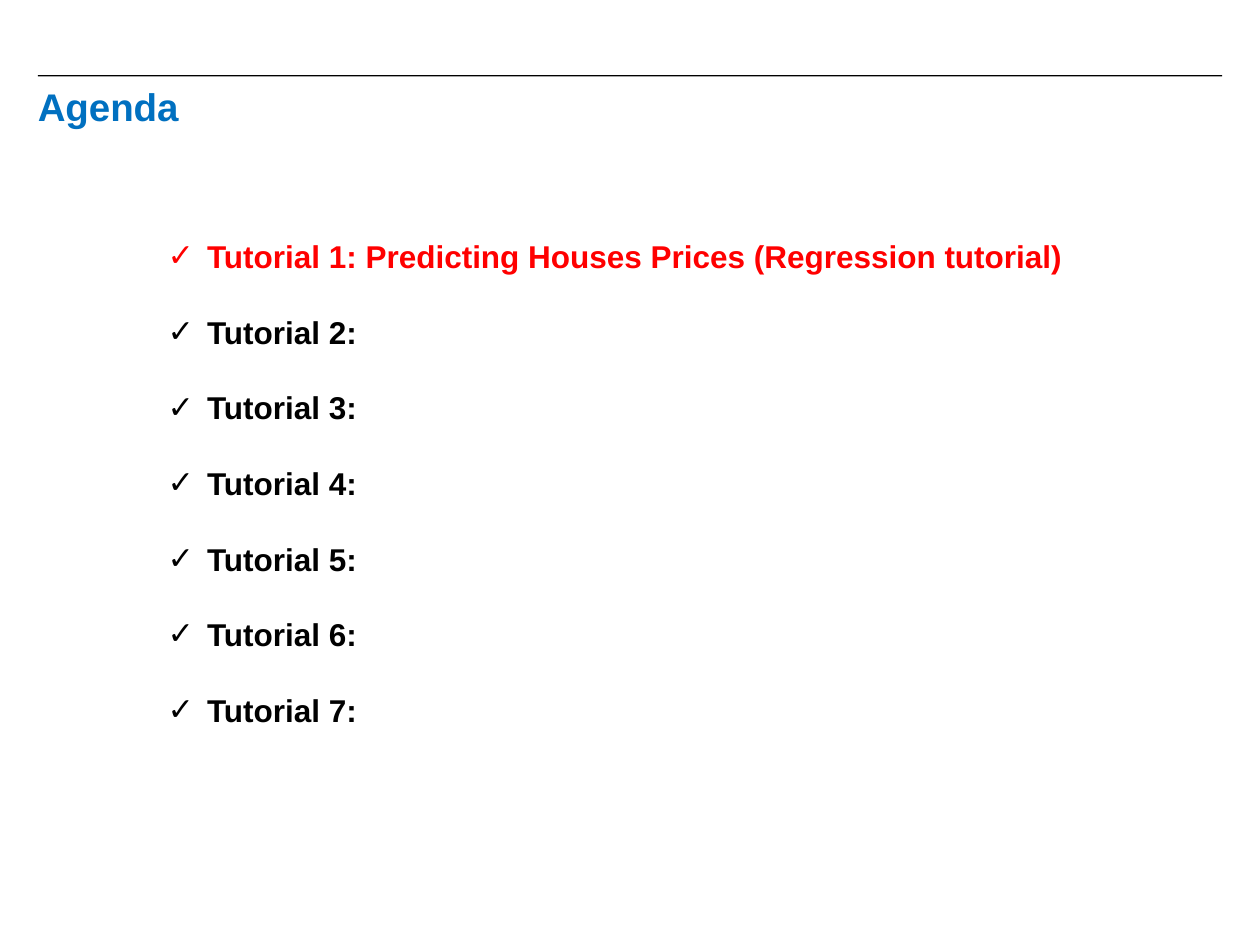
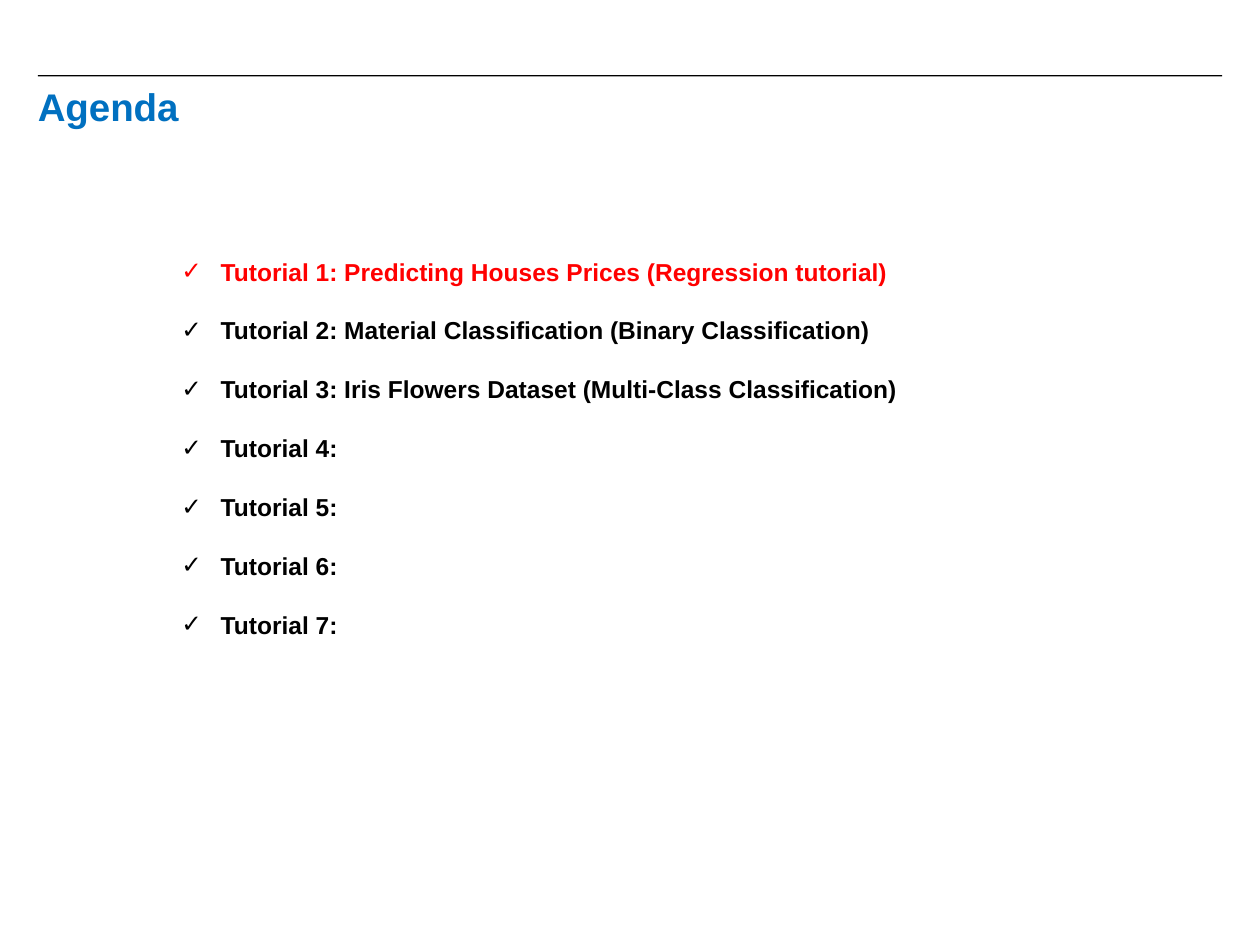
Before and after one commit to raanonr/practicals, a slide deck: slide 3 of PracticalKeras_Tutorials.pptx. Drawn at 1260x945 pixels with LibreOffice and Linux fonts; fonts in the diff are those of the drawing; background and template pictures are left out. Boxes give left, top, right and bottom in pixels: in the first picture for what was removed or moved away, otherwise in the second. Text is boxed around its words. In the diff, an @@ line names an element or a change of style, - is before the commit and + after.

Commit message:
Completed 5 tutorials

```diff
--- a/PracticalKeras_Tutorials.pptx
+++ b/PracticalKeras_Tutorials.pptx
@@ text "Tutorial 1: Predicting Houses Prices ...": place and size @@
-text "Tutorial 1: Predicting Houses Prices ..." at <box>207,245,1062,723</box>
+text "Tutorial 1: Predicting Houses Prices ..." at <box>221,263,897,635</box>
@@ text at <box>221,263,886,635</box>: size 18 to 14 pt in "Tutorial 1: Predicting Houses Prices (Regression tutorial)", "Tutorial 4:", "Tutorial 5:", "Tutorial 6:" and 1 more places @@
@@ text at <box>221,321,897,403</box>: text changed; size 18 to 14 pt @@
-✓ Tutorial 2:
-✓ Tutorial 3:
+✓ Tutorial 2: Material Classification (Binary Classification)
+✓ Tutorial 3: Iris Flowers Dataset (Multi-Class Classification)
```
Also in this commit, not shown: 3 other slides changed, 19 slides added.
